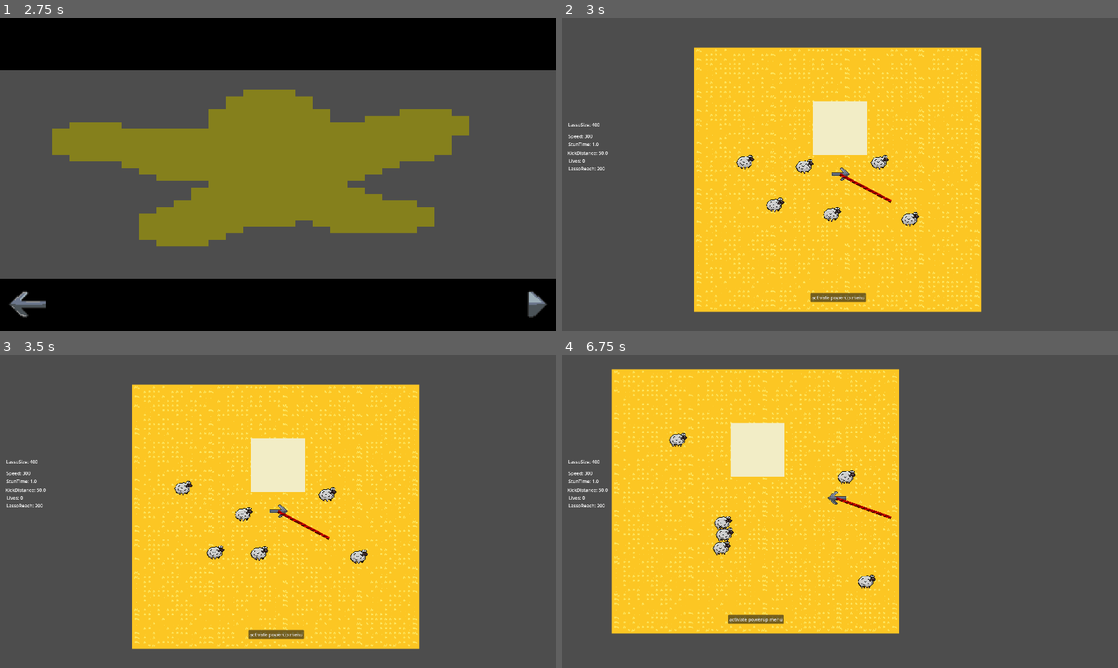
Above: before the commit, frames 1-4 (two rows, left to right).
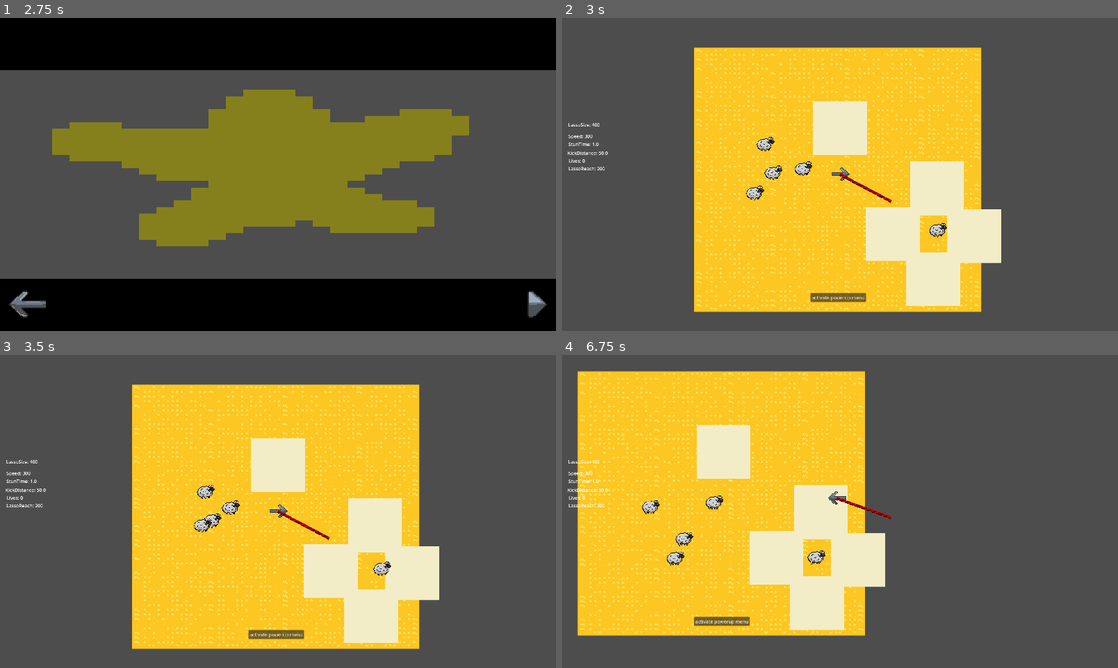
Above: after the commit, the same moments.

Repository: kinghos/GMTK-Game-Jam-2025
Game: Godot game, scene res://scenes/ui/title_screen.tscn
Two runs of this game, one before a commit and one after it. Both use one fixed random seed, a clock stepped at 60 frames per second and the inputs below.
Inputs (mouse positions are in pixels of both pictures, inside the frame that each line leads up to):
- Up to frame 1 (2.75 s): click "PLAY" at 0.5 s; click (528, 305) at 1.25 s; click (528, 305) at 2 s
- Up to frame 2 (3 s): click (1095, 309) at 2.75 s
- Up to frame 3 (3.5 s): no input
- Up to frame 4 (6.75 s): move the mouse to (962, 495) at 3.52 s; hold Right (Right) 3.53-4.28 s; hold Space (Kick) 3.53-4.28 s; click (962, 495) at 3.67 s; move the mouse to (728, 527) at 4.27 s; hold S (Down) 4.28-5.03 s; tap Space (Kick) at 4.35, 5.85 s; move the mouse to (895, 442) at 5.02 s; hold Right (Right) 5.03-5.78 s; hold Space (Kick) 5.03-5.78 s; move the mouse to (812, 574) at 5.77 s; hold Up (Up) 5.78-6.53 s; click (812, 574) at 5.92 s; move the mouse to (1006, 558) at 6.52 s; hold Left (Left) from 6.53 s (still down); hold Space (Kick) from 6.53 s (still down)

Frame 1 is identical in both runs. In frame 2, 7.4% of the frame differs, in the area x 31-79%, y 38-92%; in frame 3, 7.5%; in frame 4, 25%, in the area x 2-61%, y 4-90%.

Commit message:
Fixed sheep navigation and collision

Diff:
--- a/project.godot
+++ b/project.godot
@@ -76,6 +76,7 @@
 2d_physics/layer_2="Animals"
 2d_physics/layer_3="Pens"
 2d_physics/layer_4="Walls"
+2d_physics/layer_5="Areas"
 
 [physics]
 
--- a/scenes/Player.tscn
+++ b/scenes/Player.tscn
@@ -18,7 +18,8 @@
 }]
 
 [node name="Player" type="CharacterBody2D"]
-collision_mask = 11
+collision_mask = 8
+motion_mode = 1
 script = ExtResource("1_p0vlq")
 
 [node name="CollisionShape2D" type="CollisionShape2D" parent="."]
--- a/scenes/animals/animal.gd
+++ b/scenes/animals/animal.gd
@@ -36,8 +36,9 @@
 		var collider: Object = collision.get_collider()
 
 		if collider:
-			var normal = collision.get_normal()
-			velocity = velocity.reflect(normal)
+			#var normal = collision.get_normal()
+			#direction = velocity.bounce(normal).normalized()
+			_on_random_movement_timer_timeout()
 			#target = global_position + (velocity.normalized() * 100)
 
 	move_and_slide()
--- a/scenes/animals/animal.tscn
+++ b/scenes/animals/animal.tscn
@@ -5,7 +5,8 @@
 
 [node name="Animal" type="CharacterBody2D" groups=["Animals"]]
 collision_layer = 2
-collision_mask = 15
+collision_mask = 14
+motion_mode = 1
 script = ExtResource("1_a68rm")
 
 [node name="AnimatedSprite2D" type="AnimatedSprite2D" parent="."]
--- a/scenes/animals/sheep.tscn
+++ b/scenes/animals/sheep.tscn
@@ -149,7 +149,6 @@
 
 [node name="Sheep" instance=ExtResource("1_gw4f6")]
 scale = Vector2(2, 2)
-safe_margin = 0.2
 
 [node name="AnimatedSprite2D" parent="." index="0"]
 sprite_frames = SubResource("SpriteFrames_55m3e")
@@ -160,6 +159,9 @@
 position = Vector2(-0.5, -0.5)
 shape = SubResource("RectangleShape2D_n54i3")
 
+[node name="KickRange" parent="." index="2"]
+collision_layer = 16
+
 [node name="CollisionShape2D" type="CollisionShape2D" parent="KickRange" index="0"]
 shape = SubResource("CircleShape2D_ntctc")
 debug_color = Color(0.873576, 0.245228, 0.618886, 0.42)
--- a/scenes/level.tscn
+++ b/scenes/level.tscn
@@ -79,25 +79,38 @@
 z_index = -1
 position = Vector2(480, 110)
 
+[node name="Pen" parent="Pen" instance=ExtResource("4_2r41h")]
+z_index = -1
+position = Vector2(182, 365)
+
+[node name="Pen" parent="Pen/Pen" instance=ExtResource("4_2r41h")]
+z_index = -1
+position = Vector2(282, 8)
+
+[node name="Pen" parent="Pen/Pen/Pen" instance=ExtResource("4_2r41h")]
+z_index = -1
+position = Vector2(-129, -165)
+
+[node name="Pen" parent="Pen/Pen/Pen/Pen" instance=ExtResource("4_2r41h")]
+z_index = -1
+position = Vector2(-13, 313)
+
 [node name="Sheep" type="Node2D" parent="."]
 
 [node name="Sheep" parent="Sheep" instance=ExtResource("3_ppgk2")]
-position = Vector2(358, 231)
+position = Vector2(250, 253)
 
 [node name="Sheep2" parent="Sheep" instance=ExtResource("3_ppgk2")]
-position = Vector2(607, 235)
+position = Vector2(176, 341)
 
 [node name="Sheep3" parent="Sheep" instance=ExtResource("3_ppgk2")]
-position = Vector2(254, 364)
+position = Vector2(221, 155)
 
 [node name="Sheep4" parent="Sheep" instance=ExtResource("3_ppgk2")]
-position = Vector2(466, 406)
+position = Vector2(367, 249)
 
 [node name="Sheep5" parent="Sheep" instance=ExtResource("3_ppgk2")]
-position = Vector2(711, 425)
-
-[node name="Sheep6" parent="Sheep" instance=ExtResource("3_ppgk2")]
-position = Vector2(154, 241)
+position = Vector2(807, 463)
 
 [node name="Button" type="Button" parent="."]
 offset_left = 378.0
